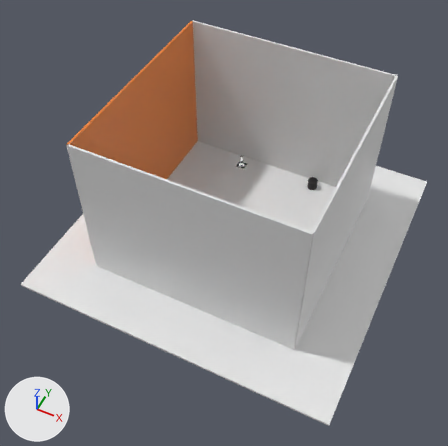
The glTF model assets/levels/level0.glb: old version first, new version second.
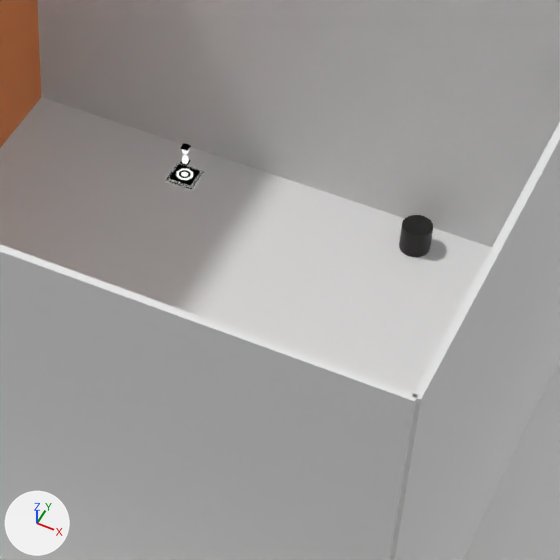
Each version appears first whole from a 50 mm camera at (33.7, -73.9, 92.8) aimed at (0.3, -7.0, 9.2), and next in a close-up on the part from 41% to 80% of the width and 25% to 63% of the height. Lighting does not change. The marker at lower left points along +X, +Y and +Z. Where no turn or scale is listed for an object, it has been applied to the vertices.

Names of what the first close-up shows: 'Floor', 'Pickup', 'Portal', 'Wall', 'Wall.001', 'Wall.002', 'Wall.003'.
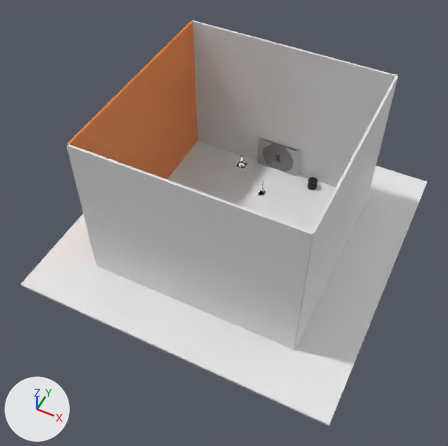
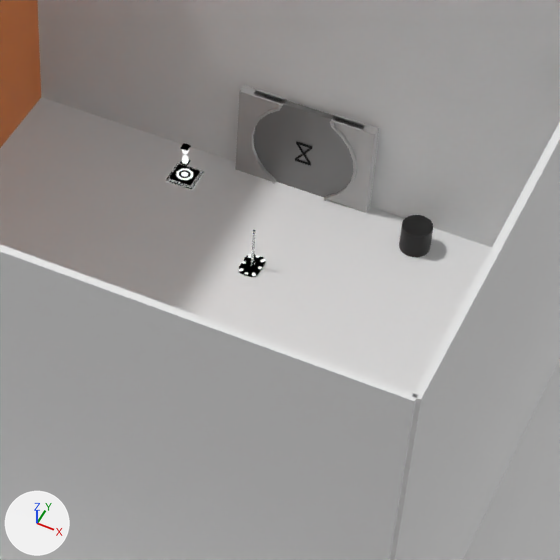
Commit message: add lever and door

Location of each change, [x1, y1, x2, y2] in pixels of the close-ups (560 x 560 px):
'door', added: after [235, 85, 379, 213]
'Lever', added: after [238, 230, 266, 277]

Diff of the bpy script that builds the scene:
```diff
--- a/assets/levels/level0.glb.py
+++ b/assets/levels/level0.glb.py
@@ img_albedo_001 @@
+img_albedo_001 = load_image('Albedo.001', '_unpacked/Albedo.001', 2048, 2048, 'sRGB')
@@ img_albedo_1 @@
+img_albedo_1 = load_image('albedo', '_unpacked/albedo', 2048, 2048, 'sRGB')
@@ img_metal_rough @@
+img_metal_rough = load_image('metal-rough', '_unpacked/metal-rough', 2048, 2048, 'Non-Color')
@@ mat_bakemat @@
+mat_bakemat = bpy.data.materials.new('bakemat')
+# colours: black #000000
+# uses the picture img_albedo_001
@@ mat_material_005 @@
+mat_material_005 = bpy.data.materials.new('Material.005')
+# uses the picture img_albedo_1
+# uses the picture img_metal_rough
@@ me_circle @@
+me_circle.from_pydata(...)  # 167 vertices, 312 faces; spans x -0.67..0.67, y -0.94..0.94, z 0.01..3.21
+me_circle.materials.append(mat_bakemat)
@@ me_cube_005 @@
+me_cube_005.from_pydata(...)  # 320 vertices, 646 faces; spans x -4.69..4.69, y -0.48..0.48, z 0.0..7.02
+me_cube_005.materials.append(mat_material_005)
@@ ob_lever @@
+ob_lever = bpy.data.objects.new('Lever', me_circle)
+ob_lever.location = (0.04, 11.31, 0.22)
@@ ob_door @@
+ob_door = bpy.data.objects.new('door', me_cube_005)
+ob_door.location = (0.0, 19.46, 0.0)
```
